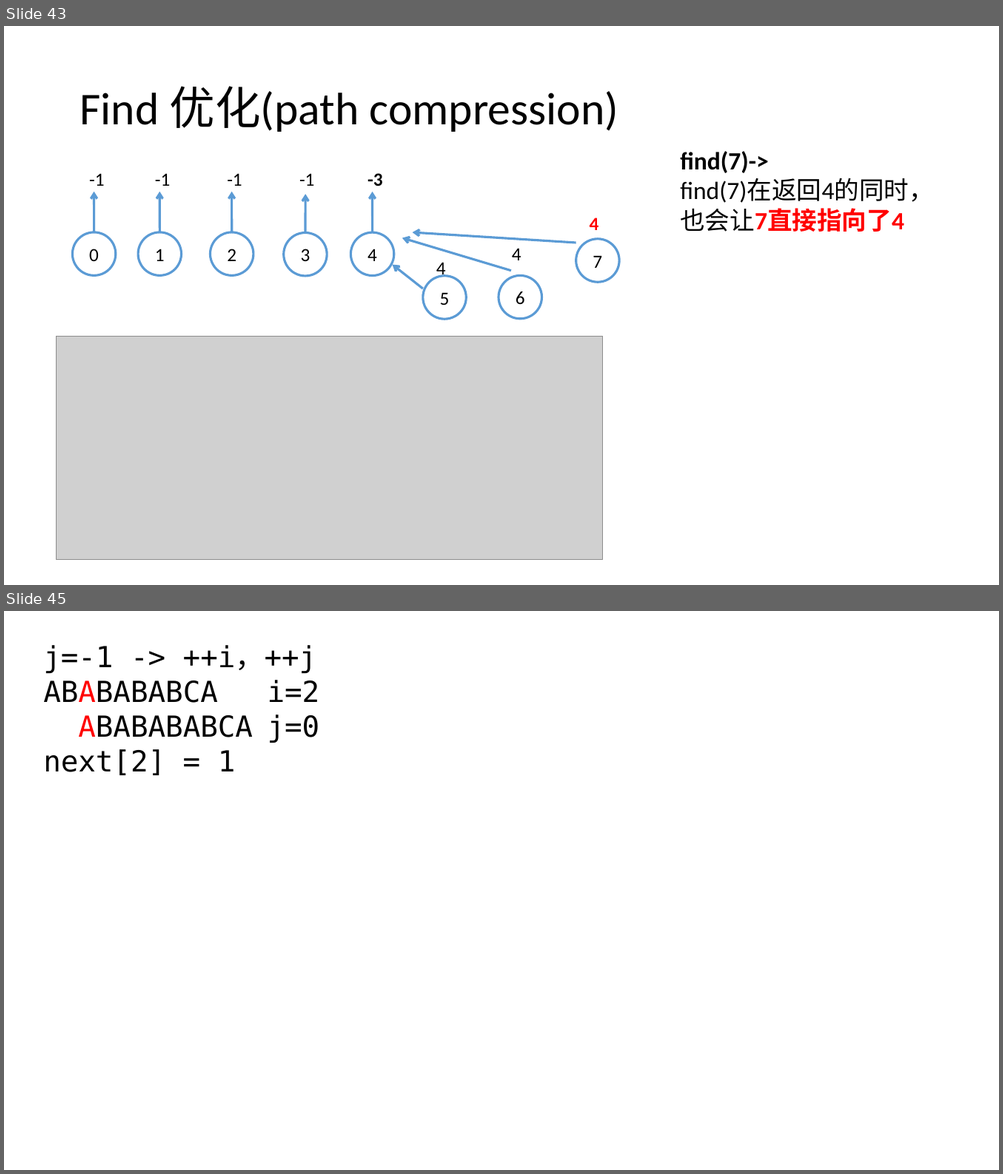
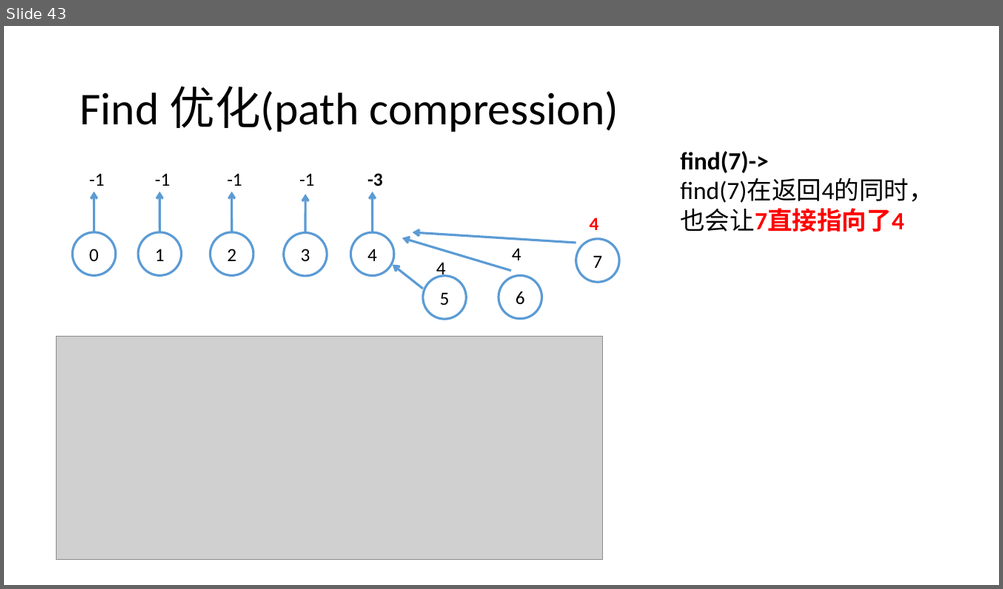
Before and after one commit to Waynefn/cpp_ds_algo, a slide deck: 课件/课件素材.pptx. Shown one above the other, each under a label of ours: slides 43 and 45 before the commit, slide 43 after it; the slides between them are not shown. The pictures are 1003x1174 and 1003x589 pixels, drawn with LibreOffice and Linux fonts; fonts in the diff are those of the drawing; grey boxes stand for pictures. Boxes give left, top, right and bottom in pixels: in the first picture for what was removed or moved away, otherwise in the second. Text is boxed around its words. In the diff, an @@ line names an element or a change of style, - is before the commit and + after.

```diff
--- a/课件/课件素材.pptx
+++ b/课件/课件素材.pptx
@@ slide 45 removed at (4,611,999,1170), background #FFFFFF @@
@@ text removed at (43,645,320,776) @@
-j=-1 -> ++i，++j
-ABABABABCA i=2
-ABABABABCA j=0
-next[2] = 1
```
Also in this commit, not shown: 1 slide added, 1 other slide removed, 1 other file.
